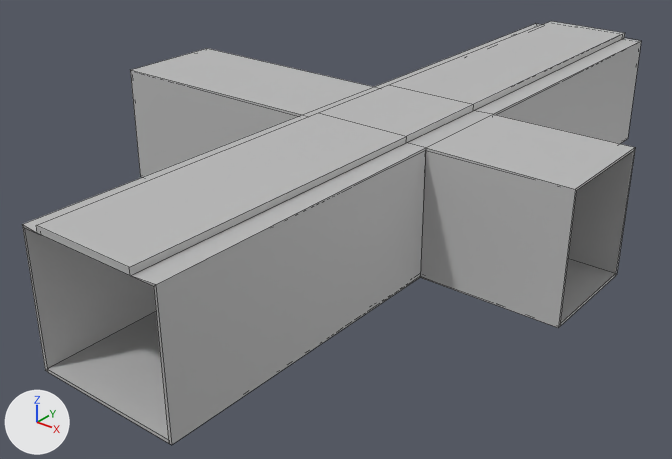
One commit to the FBX model FPS Demo/Assets/Users/Ira/models/crossing_roommesh.FBX: the scene before it, then after it.
Rendered twice from a camera (50 mm lens) standing at (39.5, -27.6, 20.4) and looking at (21.4, -5.0, 6.4). The lights are fixed; the arrows at lower left show +X, +Y and +Z. Mesh edges are drawn as thin lines.

The first picture shows 'Plane002', 'floor'.
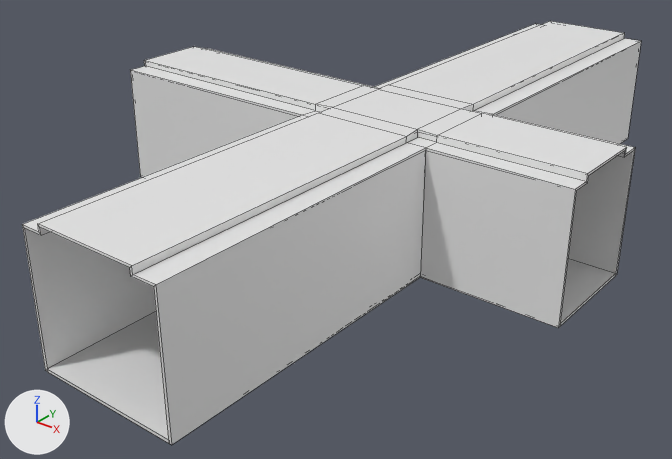
Where the newer file only moved an object's origin or applied its transform, the numbers keep the older frame.

Patch to the scene script:
```diff
--- a/FPS Demo/Assets/Users/Ira/models/crossing_roommesh.FBX.py
+++ b/FPS Demo/Assets/Users/Ira/models/crossing_roommesh.FBX.py
@@ me_mesh @@
 me_mesh.from_pydata(...)  # 24 vertices, 22 faces; spans x -8.8..8.8, y -13.0..13.0, z -0.1..0.1
-me_mesh.materials.append(mat_lambert1)  # grey #bcbcbc
@@ me_mesh_001 @@
 # used by ob_plane002; location = (34.12, 1.61, 0.0)
-me_mesh_001.from_pydata(...)  # 80 vertices, 78 faces; spans x -21.4..-3.7, y -18.1..8.1, z 6.5..11.0
+me_mesh_001.from_pydata(...)  # 128 vertices, 126 faces; spans x -21.4..-3.7, y -18.1..8.0, z 6.5..11.0
+# me_mesh_001 part 1
+# 6 vertices are removed from x -12.5..-9.1, y -18.1..8.1, z 10.7..10.9
+# 32 faces are deleted
+# 31 vertices are added at x -21.4..-3.7, y -18.1..8.0, z 10.7..11.0
+# 13 new vertices lie (0.0, -0.7, 0.0) away from vertices in x -21.4..-3.7, y -3.9, z 10.7..11.0
+# 10 new vertices lie (0.0, 0.7, 0.0) away from vertices in x -21.4..-3.7, y -7.8..-7.7, z 10.7..10.9
+# 80 new faces join them
+# me_mesh_001 part 2: 46 faces spanning x -21.4..-3.7, y -18.1..8.0, z 6.5..10.9 switch from mat_lambert1 (grey #bcbcbc) to no material
```

Location of each change, (x1, y1, x2, y2) in pixels of the pictures (672 x 459 px):
'floor', recoloured
    both: (47, 258, 616, 444)
part 1 of me_mesh_001, built on
    before: (36, 21, 640, 276)
    after: (38, 21, 640, 276)
part 2 of me_mesh_001, recoloured
    both: (22, 41, 641, 445)
